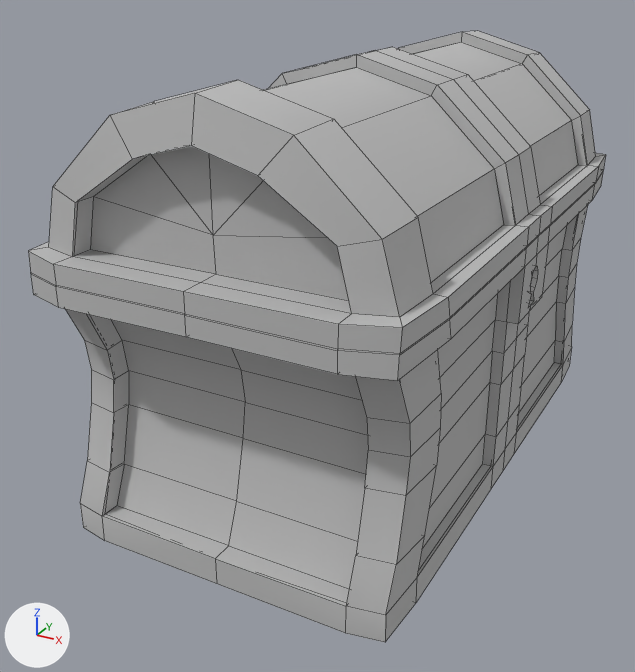
What one commit did to the Blender file IVJueguito/Blender Projects/Cofre.blend.
Rendered twice from a camera (50 mm lens) standing at (2.92, -6.2, 3.9) and looking at (-0.26, -0.43, 1.02). Every picture has the same lights, and +X, +Y and +Z are marked at lower left. The first picture is the older version. Mesh edges are drawn as thin lines.

Objects in the first picture: 'Estructura', 'Tapa'.
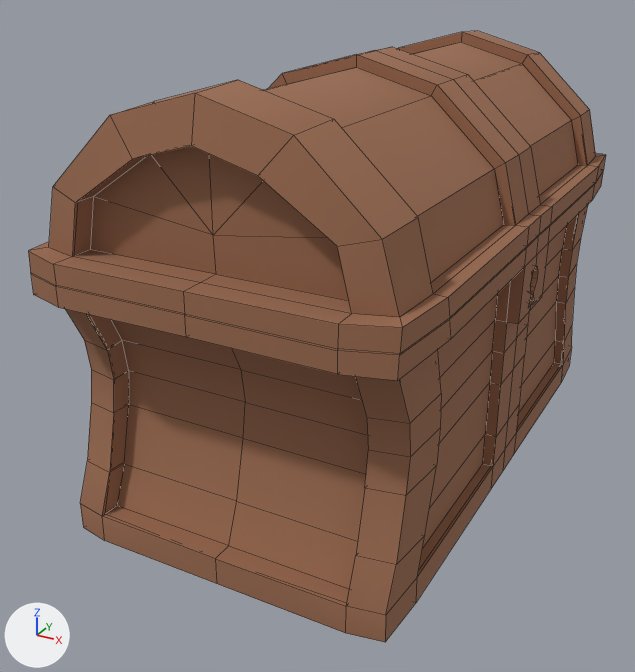
Location of each change, (x1, y1, x2, y2) in pixels of the pictures (635 x 672 px):
'Tapa', surface changed (grey to brown)
    both: (28, 31, 606, 355)
'Estructura', surface changed (grey to brown)
    both: (31, 172, 603, 642)

The change, as a diff of the scene's bpy script:
```diff
--- a/IVJueguito/Blender Projects/Cofre.blend.py
+++ b/IVJueguito/Blender Projects/Cofre.blend.py
@@ img_material_001_base_color @@
+img_material_001_base_color = load_image('Material.001 Base Color', '_unpacked/Material.001_Base_Color', 1024, 1024, 'sRGB')
@@ mat_material_001 @@
 mat_material_001 = principled_material('Material.001')
-mat_material_001.base_color = (0.5, 0.5, 0.5)  # grey #bcbcbc
+mat_material_001.texture = img_material_001_base_color
 mat_material_001.roughness = 1.0
```
